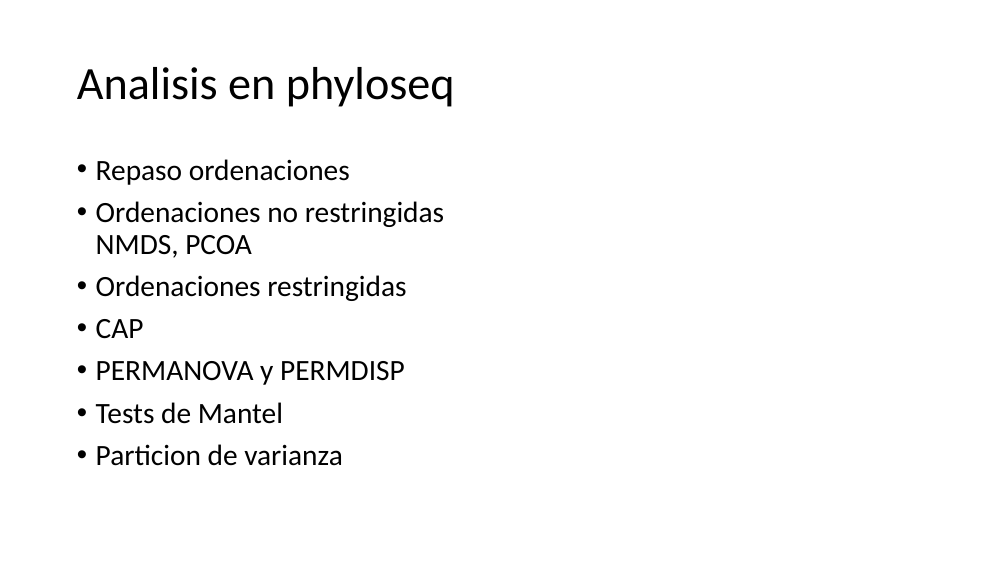
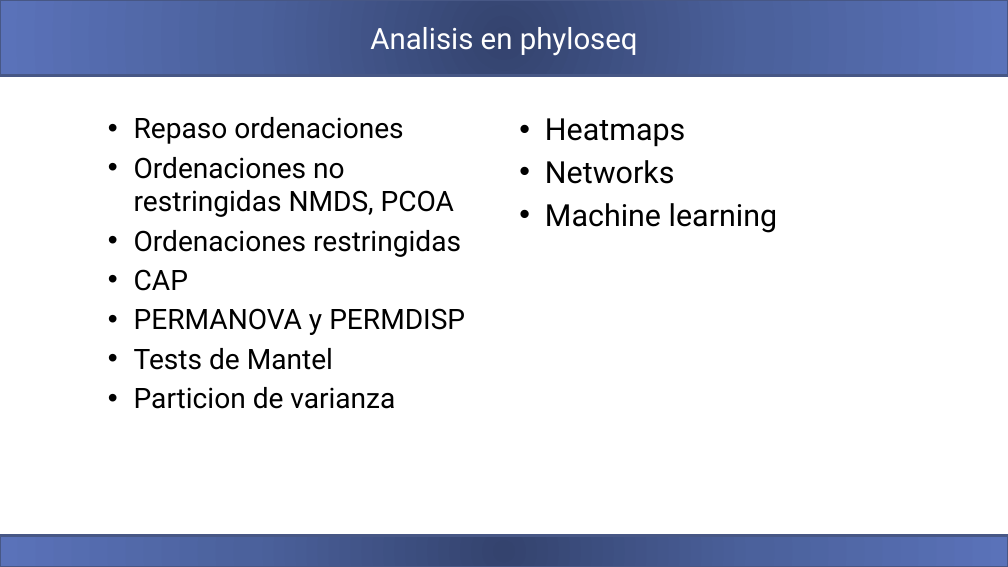
Before and after one commit to carden24/2018_Taller_Genomica_ambiental, a slide deck: slide 3 of W5_Analisis_multivariado_de_comunidades.pptx (slide 2 before the commit). Drawn at 1008x567 pixels with LibreOffice and Linux fonts; fonts in the diff are those of the drawing. Boxes give left, top, right and bottom in pixels: in the first picture for what was removed or moved away, otherwise in the second. Text is boxed around its words. In the diff, an @@ line names an element or a change of style, - is before the commit and + after.

```diff
--- a/W5_Analisis_multivariado_de_comunidades.pptx
+++ b/W5_Analisis_multivariado_de_comunidades.pptx
@@ rectangle added at box(0, 0, 1008, 76), fill gradient #35446E to #4C619D to #5A73BA, outline #475785 2 pt @@
@@ title "Analisis en phyloseq": place and size @@
-title "Analisis en phyloseq" at box(77, 67, 455, 107)
+title "Analisis en phyloseq" at box(370, 27, 638, 55)
@@ title "Analisis en phyloseq" at box(370, 27, 638, 55): size 44 to 28 pt, font Calibri to Roboto, text colour #000000 to #FFFFFF; alignment left to centre; line spacing 0.9 to 1 @@
@@ text "Repaso ordenaciones": place and size @@
-text "Repaso ordenaciones" at box(96, 159, 444, 466)
+text "Repaso ordenaciones" at box(134, 117, 465, 409)
@@ text "Repaso ordenaciones" at box(134, 117, 465, 409): size 28 to 26.8 pt, font Calibri to Roboto; indent changed; line spacing 0.9 to 1; less space between paragraphs @@
@@ text added at box(545, 118, 777, 233), 29 pt, text #000000 @@
+• Heatmaps
+• Networks
+• Machine learning
@@ rectangle added at box(0, 535, 1008, 567), fill gradient #35446E to #4C619D to #5A73BA, outline #475785 2 pt @@
```
Also in this commit, not shown: 8 slides added, 1 slide removed, 18 other files.
